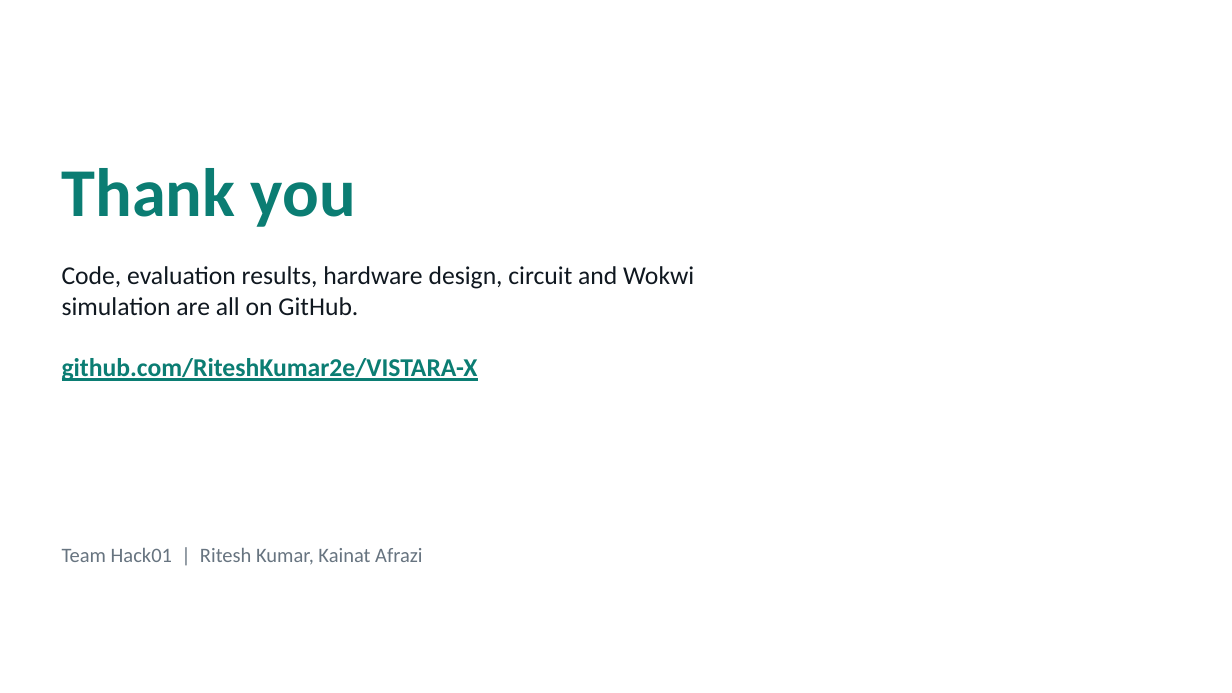
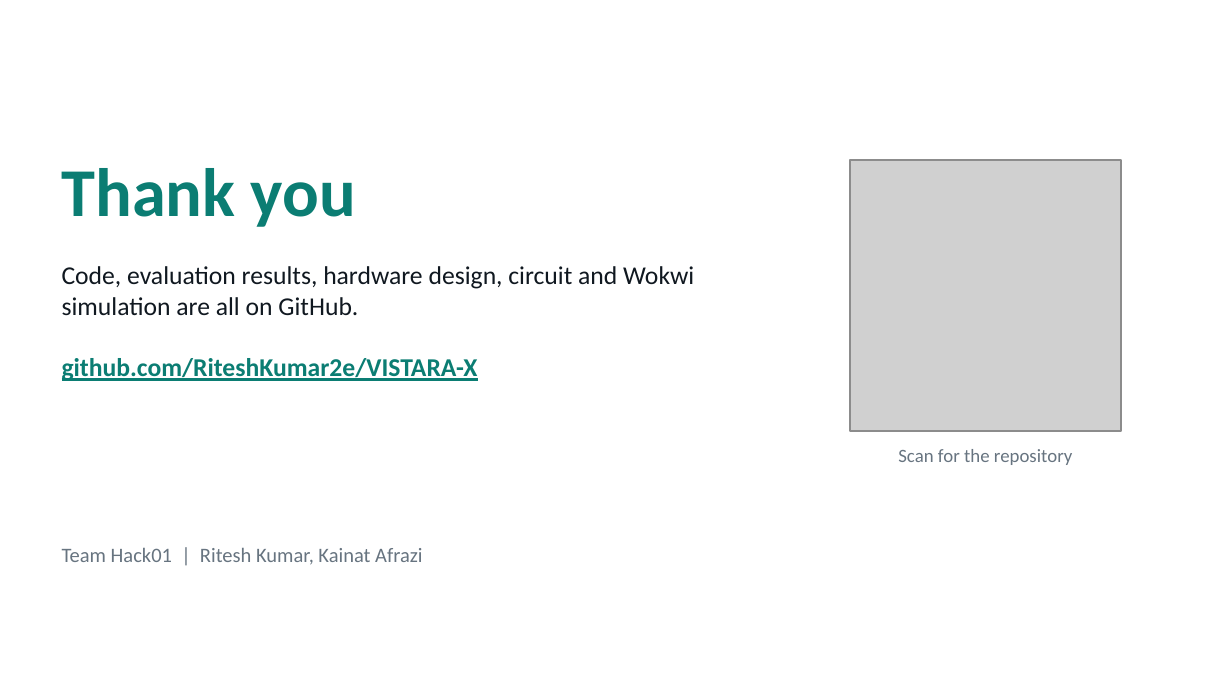
Before and after one commit to RiteshKumar2e/VISTARA-X, a slide deck: slide 14 of presentation/VISTARA-X_Hack01.pptx. Drawn at 1232x693 pixels with LibreOffice and Linux fonts; fonts in the diff are those of the drawing; grey boxes stand for pictures. Boxes give left, top, right and bottom in pixels: in the first picture for what was removed or moved away, otherwise in the second. Text is boxed around its words. In the diff, an @@ line names an element or a change of style, - is before the commit and + after.

Commit message:
feat: update wokwi simulation image and presentation file with new content

```diff
--- a/presentation/VISTARA-X_Hack01.pptx
+++ b/presentation/VISTARA-X_Hack01.pptx
@@ picture added at (850,160,1121,431) @@
@@ text added at (898,449,1073,465), 11 pt, text #677480 @@
+Scan for the repository
```
Also in this commit, not shown: 2 other slides changed, 1 slide added, 1 slide removed, 1 other file.
